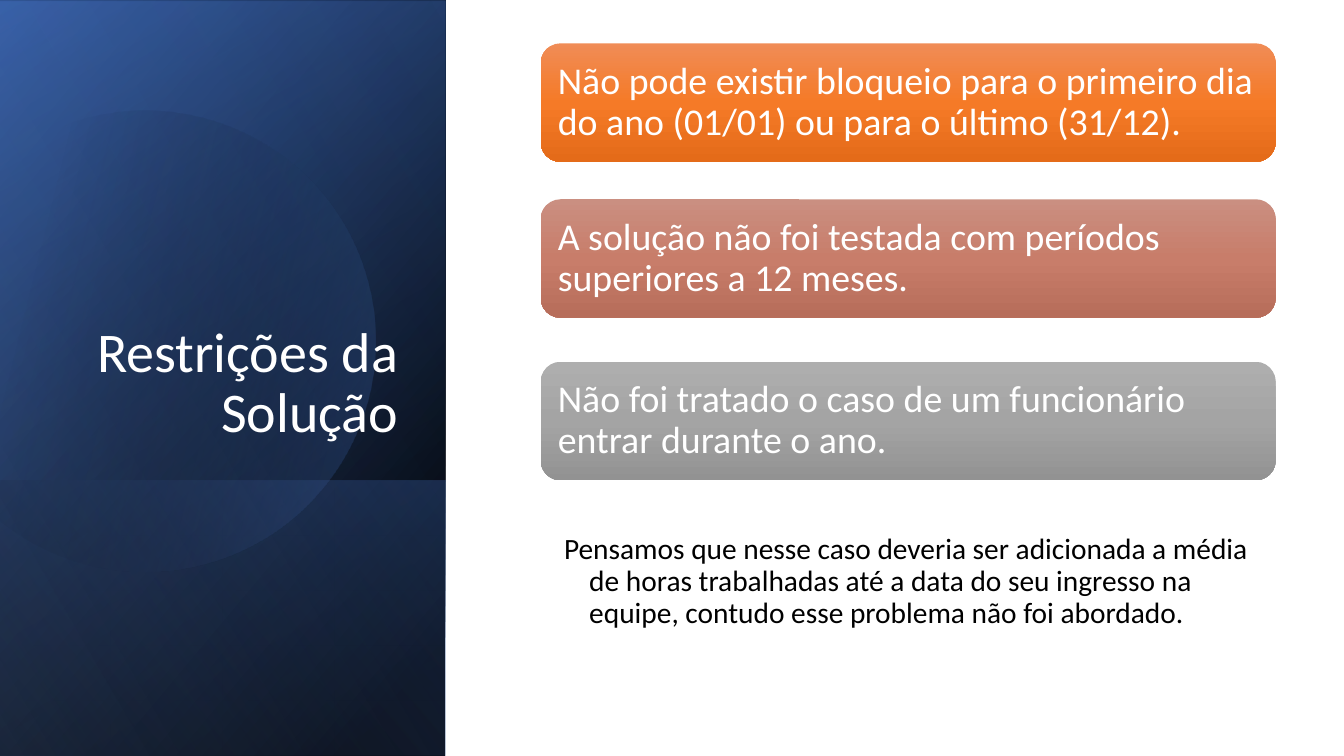
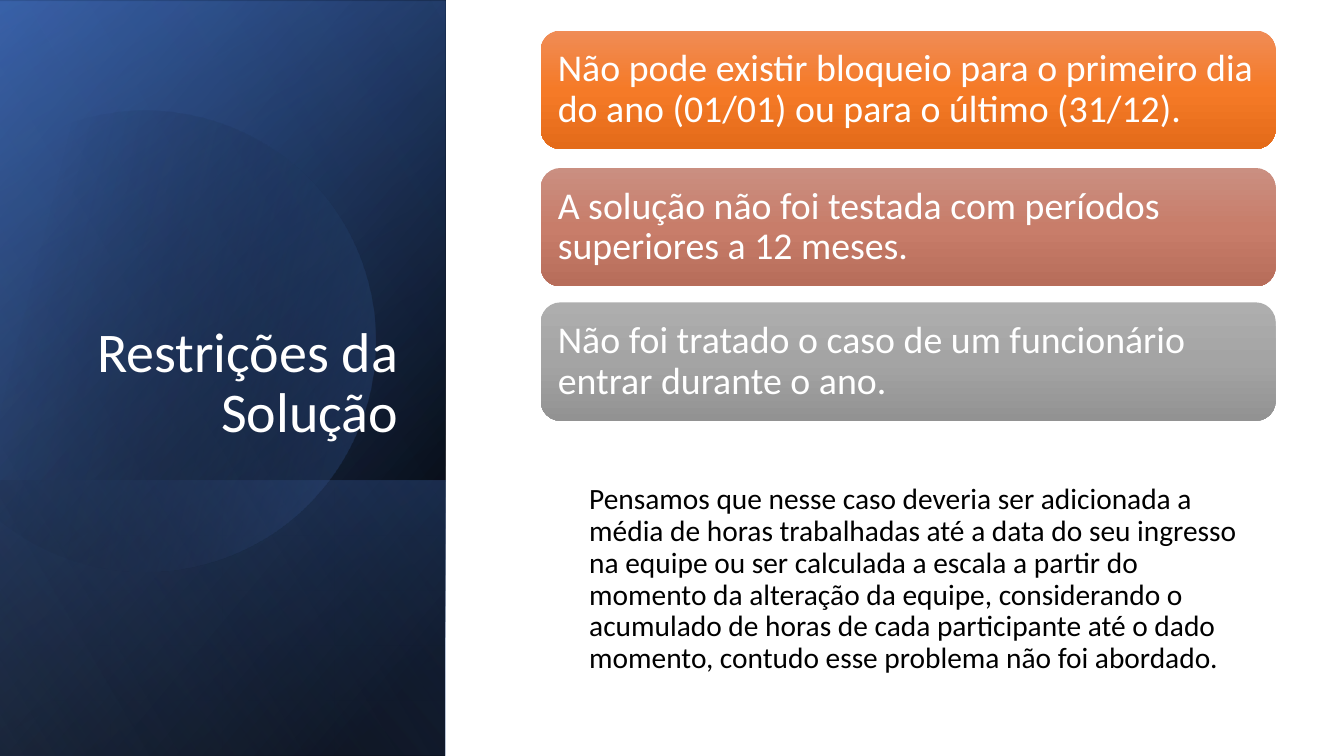
Before and after one commit to gdutramartins/bi-master-organizacao-planejamento, a slide deck: slide 12 of apresentacao/apresentacao-sobreaviso-ga.pptx. Drawn at 1344x756 pixels with LibreOffice and Linux fonts; fonts in the diff are those of the drawing. Boxes give left, top, right and bottom in pixels: in the first picture for what was removed or moved away, otherwise in the second. Text is boxed around its words. In the diff, an @@ line names an element or a change of style, - is before the commit and + after.

Commit message:
Corrigidos pequenos pontos da apresentação. Versão incrementada de 0.9 para 1.0.

```diff
--- a/apresentacao/apresentacao-sobreaviso-ga.pptx
+++ b/apresentacao/apresentacao-sobreaviso-ga.pptx
@@ rounded rectangle: place and size @@
-rounded rectangle at bbox=[540, 43, 1275, 161]
+rounded rectangle at bbox=[540, 30, 1275, 148]
@@ text "Não pode existir bloqueio para ...": place and size @@
-text "Não pode existir bloqueio para ..." at bbox=[558, 67, 1253, 141]
+text "Não pode existir bloqueio para ..." at bbox=[558, 54, 1253, 128]
@@ rounded rectangle: place and size @@
-rounded rectangle at bbox=[540, 200, 1275, 318]
+rounded rectangle at bbox=[540, 168, 1275, 286]
@@ text "A solução não foi testada ...": place and size @@
-text "A solução não foi testada ..." at bbox=[558, 224, 1160, 297]
+text "A solução não foi testada ..." at bbox=[558, 193, 1160, 265]
@@ rounded rectangle: place and size @@
-rounded rectangle at bbox=[540, 362, 1275, 480]
+rounded rectangle at bbox=[540, 302, 1275, 420]
@@ text "Não foi tratado o caso ...": place and size @@
-text "Não foi tratado o caso ..." at bbox=[558, 386, 1185, 453]
+text "Não foi tratado o caso ..." at bbox=[558, 327, 1185, 394]
@@ text at bbox=[589, 488, 1236, 673]: text changed @@
-  Pensamos que nesse caso deveria ser adicionada a média de horas trabalhadas até a data do seu ingresso na equipe, contudo esse problema não foi abordado.
+  Pensamos que nesse caso deveria ser adicionada a média de horas trabalhadas até a data do seu ingresso na equipe ou ser calculada a escala a partir do momento da alteração da equipe, considerando o acumulado de horas de cada participante até o dado momento, contudo esse problema não foi abordado.
```
Also in this commit, not shown: 7 other slides changed.
